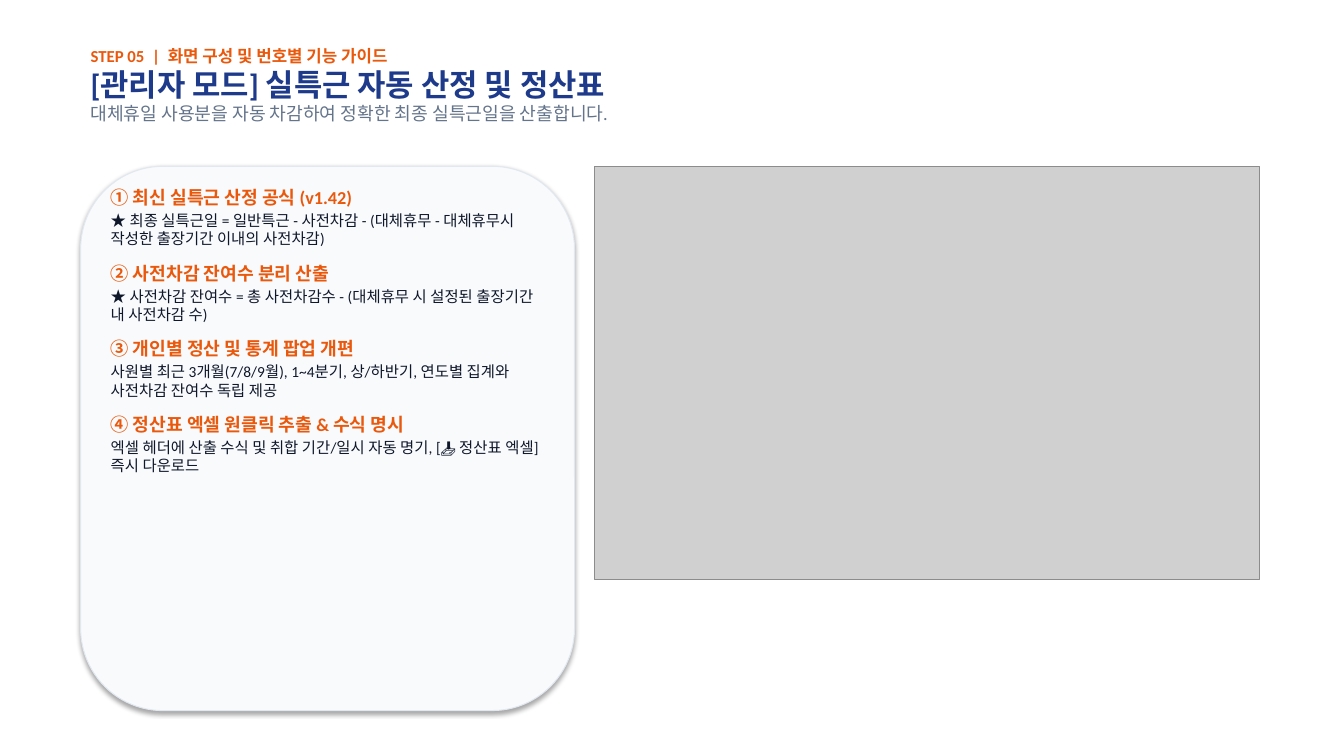
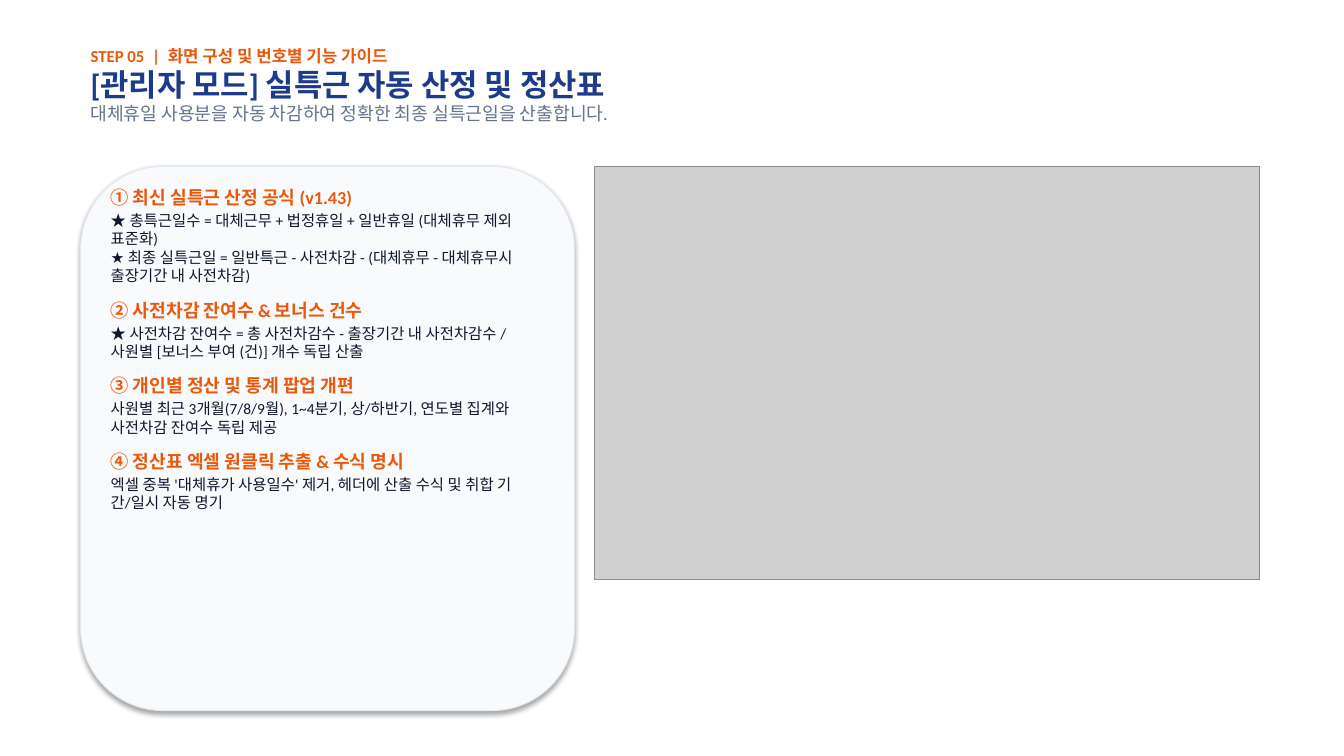
Before and after one commit to rorma34-lab/team-overtime-manager, a slide deck: slide 6 of Overtime_Admin_Manual.pptx. Drawn at 1344x756 pixels with LibreOffice and Linux fonts; fonts in the diff are those of the drawing; grey boxes stand for pictures. Boxes give left, top, right and bottom in pixels: in the first picture for what was removed or moved away, otherwise in the second. Text is boxed around its words. In the diff, an @@ line names an element or a change of style, - is before the commit and + after.

```diff
--- a/Overtime_Admin_Manual.pptx
+++ b/Overtime_Admin_Manual.pptx
@@ text at (111, 188, 513, 359): text changed @@
-① 최신 실특근 산정 공식 (v1.42)
-★ 최종 실특근일 = 일반특근 - 사전차감 - (대체휴무 - 대체휴무시 작성한 출장기간 이내의 사전차감)
-② 사전차감 잔여수 분리 산출
-★ 사전차감 잔여수 = 총 사전차감수 - (대체휴무 시 설정된 출장기간 내 사전차감 수)
+① 최신 실특근 산정 공식 (v1.43)
+★ 총특근일수 = 대체근무 + 법정휴일 + 일반휴일 (대체휴무 제외 표준화)
+★ 최종 실특근일 = 일반특근 - 사전차감 - (대체휴무 - 대체휴무시 출장기간 내 사전차감)
+② 사전차감 잔여수 & 보너스 건수
+★ 사전차감 잔여수 = 총 사전차감수 - 출장기간 내 사전차감수 / 사원별 [보너스 부여 (건)] 개수 독립 산출
@@ text at (111, 477, 511, 510): text changed @@
-엑셀 헤더에 산출 수식 및 취합 기간/일시 자동 명기, [📥 정산표 엑셀] 즉시 다운로드
+엑셀 중복 '대체휴가 사용일수' 제거, 헤더에 산출 수식 및 취합 기간/일시 자동 명기
```
Also in this commit, not shown: 3 other slides changed, 7 other files.
